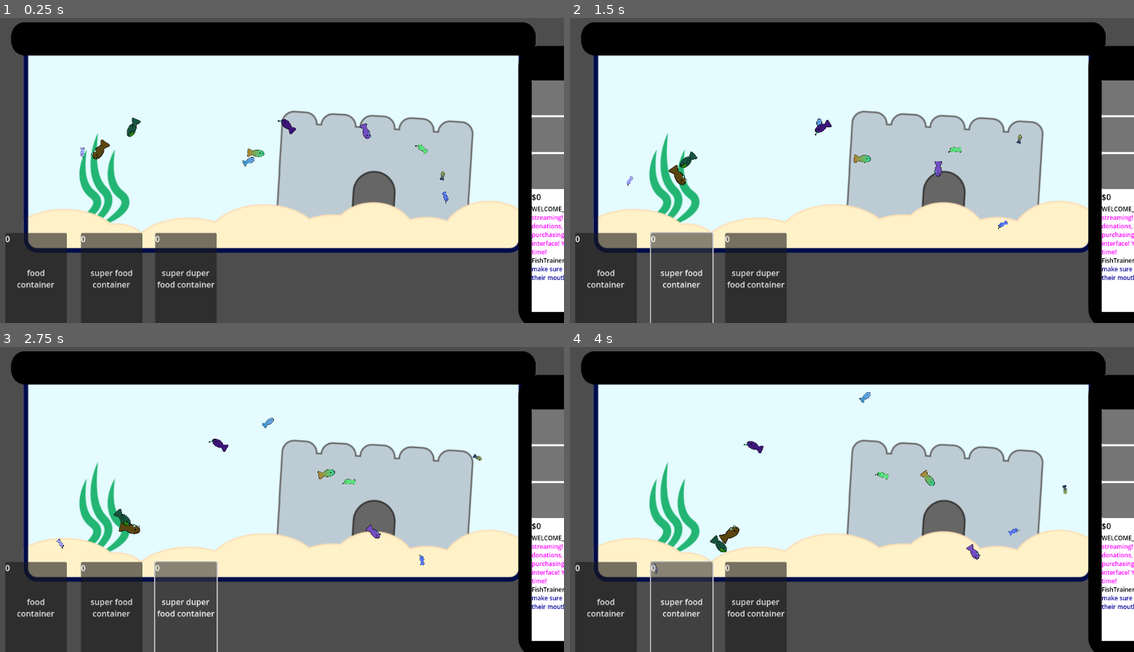
Above: before the commit, frames 1-4 (two rows, left to right).
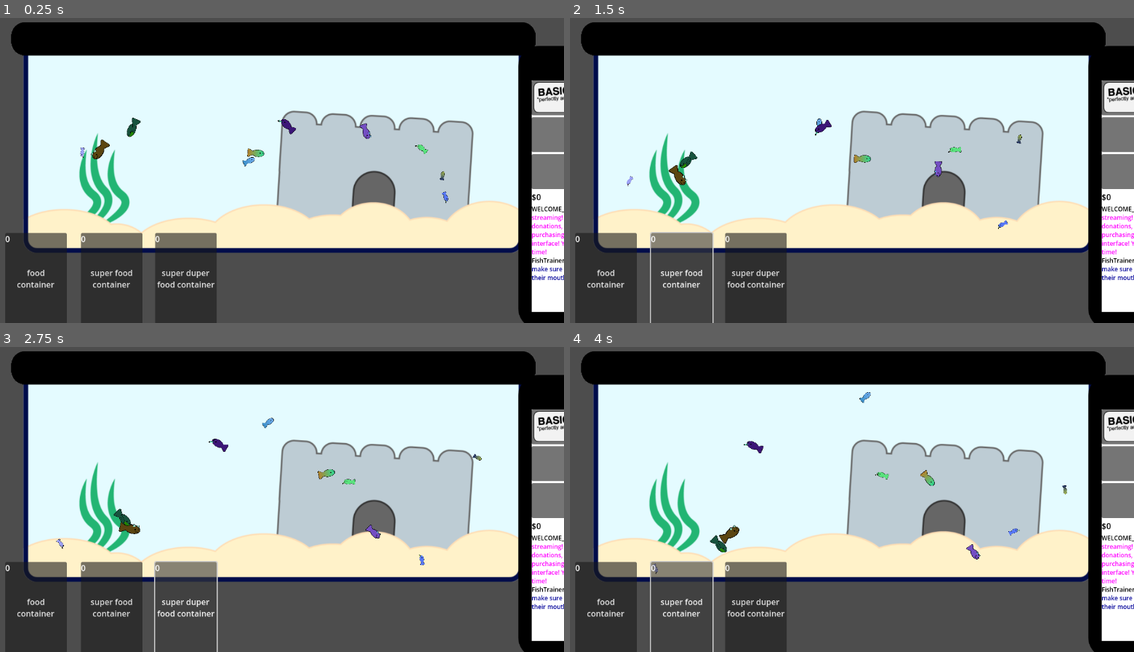
Above: after the commit, the same moments.

Repository: BaliDoggo/brackeys2025
Game: Godot game, scene res://scenes/main.tscn
The game is run twice, just before and just after one commit, with the same random seed, the same clock (stepped at 60 frames per second) and the same inputs. The engine's default icon, where the game draws it, is replaced by a stand-in: a white triangle on a blue panel in a dark square.
Inputs:
- Up to frame 1 (0.25 s): no input
- Up to frame 2 (1.5 s): click "food container" at 0.5 s; click "super food container" at 1.25 s
- Up to frame 3 (2.75 s): click "super duper food container" at 2 s
- Up to frame 4 (4 s): click "food container" at 2.75 s; click "super food container" at 3.5 s

The runs differ from the first frame. In frame 1, 0.5% of the frame differs, in the area x 94-100%, y 21-32%; in frame 2, 0.5%; in frame 3, 0.5%; in frame 4, 0.5%.

Commit message:
button icon

Diff:
--- a/scenes/phone.tscn
+++ b/scenes/phone.tscn
@@ -1,8 +1,9 @@
-[gd_scene load_steps=7 format=3 uid="uid://bq72cc6atm5yj"]
+[gd_scene load_steps=8 format=3 uid="uid://bq72cc6atm5yj"]
 
 [ext_resource type="Script" path="res://scripts/phone.gd" id="1_66gw3"]
 [ext_resource type="Texture2D" uid="uid://ccsvsbnj2q2tr" path="res://assets/cell-phone.svg" id="1_m0dvu"]
 [ext_resource type="Script" path="res://scripts/tooltip.gd" id="3_1etf2"]
+[ext_resource type="Texture2D" uid="uid://ddf6kf1mallmp" path="res://assets/basic.webp" id="3_2dyps"]
 
 [sub_resource type="LabelSettings" id="LabelSettings_vpnty"]
 font_size = 8
@@ -58,6 +59,8 @@
 layout_direction = 2
 layout_mode = 2
 mouse_filter = 1
+icon = ExtResource("3_2dyps")
+expand_icon = true
 
 [node name="Label" type="Label" parent="Control/BoxContainer/Button"]
 visible = false
